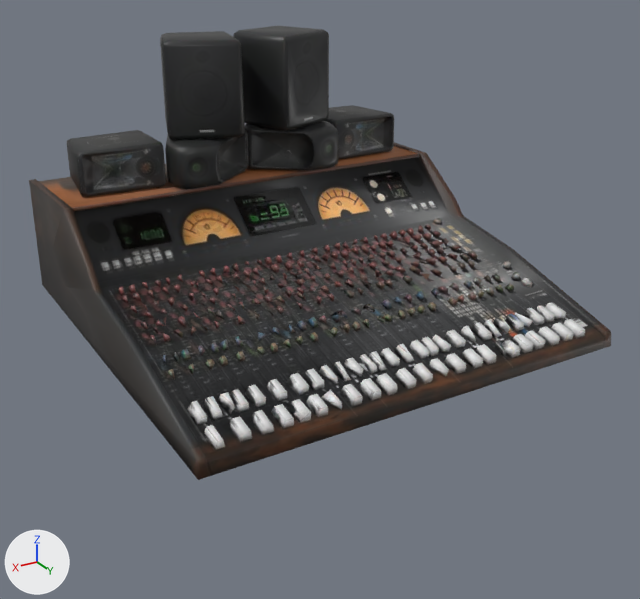
The glTF model game/public/assets/models/office-mixing-console.glb: old version first, new version second.
The view is the same before and after, from a 50 mm camera at (1.95, 3.39, 1.76) aimed at (0.0, 0.14, 0.13). Every picture has the same lights, and +X, +Y and +Z are marked at lower left. The older version comes first. Vertices at exactly the same position are counted once.

The first picture shows 'mixing-console'.
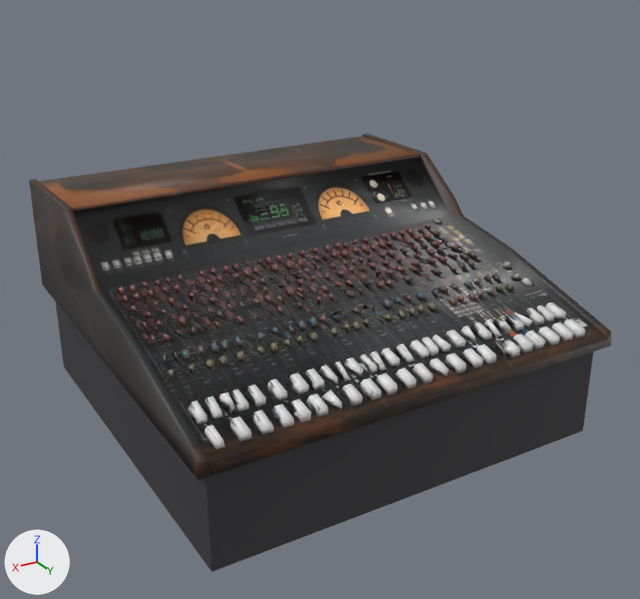
The newer file is also turned or shifted as a whole; pictures and numbers use the older file's frame.

What differs and where, as boxes [x1, y1, x2, y2] in the pictures (640 x 599 px):
'mixing-console', reshaped (24% shorter)
    before: [29, 26, 611, 480]
    after: [29, 134, 611, 480]
'plinth', added
    after: [55, 301, 593, 572]
part 1 of me_mixing_console, deleted
    before: [67, 26, 394, 197]

The change, as a list of edits to the scene's bpy script:
```text
Add mat_office_mixing_console_plinth:
    mat_office_mixing_console_plinth = principled_material('office-mixing-console-plinth')
    mat_office_mixing_console_plinth.base_color = (0.045, 0.045, 0.05)  # dark grey #3c3c3f
    mat_office_mixing_console_plinth.metallic = 0.1
    mat_office_mixing_console_plinth.roughness = 0.75
Change me_mixing_console:
    used by ob_mixing_console; location = (0.0, 0.0, 0.0)
    remove me_mixing_console.from_pydata(...)  # 2461 vertices, 3800 faces; spans x -1.0..1.0, y -1.0..1.0, z 0.0..1.25
    add me_mixing_console.from_pydata(...)  # 1870 vertices, 2640 faces; spans x -1.0..1.0, y -1.0..1.0, z 0.0..0.58
    me_mixing_console part 1: 6 loose pieces with 591 vertices, spanning x -0.88..0.87, y -0.92..-0.36, z 0.58..1.25, are deleted
Add me_mixing_console_plinth:
    me_mixing_console_plinth.from_pydata([(-0.95, -0.95, 0.0), (0.95, -0.95, 0.0), (0.95, -0.95, 0.45), (-0.95, -0.95, 0.45), (0.95, 0.95, 0.0), (-0.95, 0.95, 0.0), (-0.95, 0.95, 0.45), (0.95, 0.95, 0.45)], [], [(0, 1, 2), (0, 2, 3), (4, 5, 6), (4, 6, 7), (1, 4, 7), (1, 7, 2), (5, 0, 3), (5, 3, 6), (3, 2, 7), (3, 7, 6)])
    me_mixing_console_plinth.materials.append(mat_office_mixing_console_plinth)  # dark grey #3c3c3f
Add ob_plinth:
    ob_plinth = bpy.data.objects.new('plinth', me_mixing_console_plinth)
    ob_plinth.location = (0.0, 0.0, -0.45)
```
